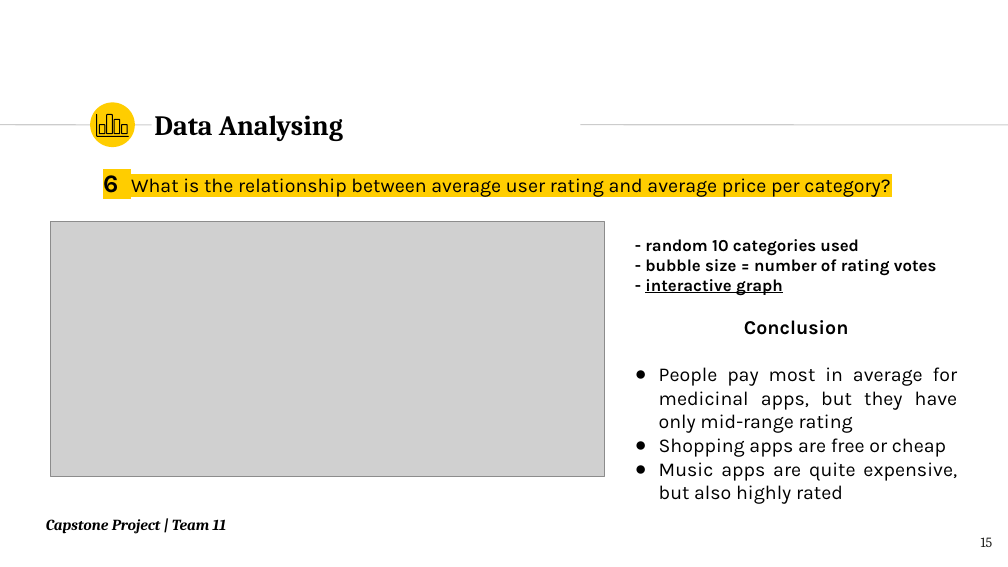
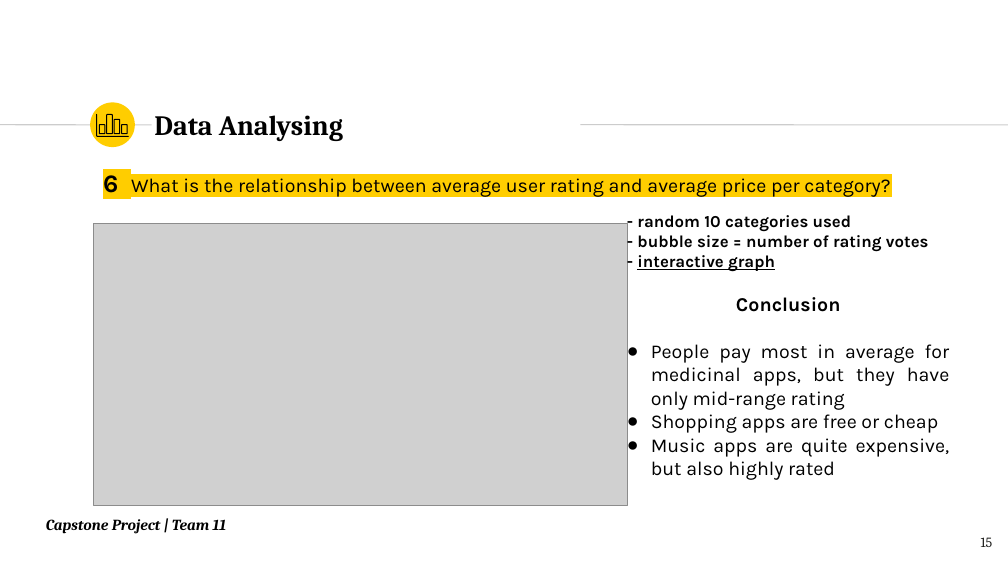
Before and after one commit to DanielaNy/Pyladies_Amsterdam_Capstone_Project, a slide deck: slide 15 of Team_11_Capstone_PyladiesAms_v.3.pptx. Drawn at 1008x567 pixels with LibreOffice and Linux fonts; fonts in the diff are those of the drawing; grey boxes stand for pictures. Boxes give left, top, right and bottom in pixels: in the first picture for what was removed or moved away, otherwise in the second. Text is boxed around its words. In the diff, an @@ line names an element or a change of style, - is before the commit and + after.

```diff
--- a/Team_11_Capstone_PyladiesAms_v.3.pptx
+++ b/Team_11_Capstone_PyladiesAms_v.3.pptx
@@ text "- random 10 categories used": place and size @@
-text "- random 10 categories used" at (645,239,958,504)
+text "- random 10 categories used" at (637,215,950,480)
@@ picture: place and size @@
-picture at (50,222,605,476)
+picture at (93,224,627,506)
```
Also in this commit, not shown: 10 other slides changed.
